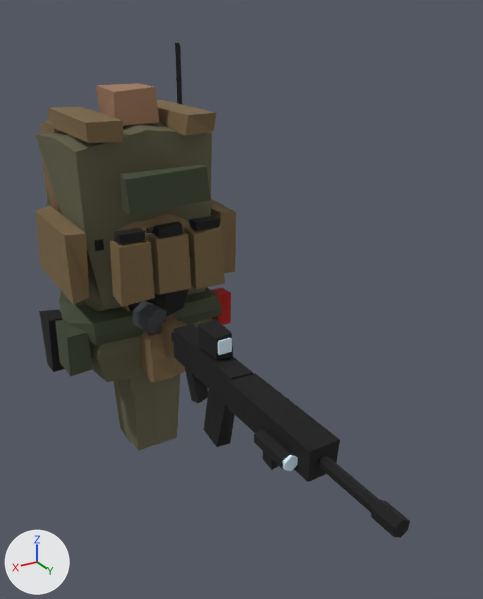
Before and after pictures for a commit that changed the glTF model art/soldier.glb.
Rendered twice from a 50 mm camera at (0.595, 1.499, 0.694) aimed at (-0.066, 0.396, 0.143). The axes (+X, +Y, +Z) are drawn at lower left. The lights are the same throughout. The first picture is the older version.

Script lines for the objects in view, before the commit:
```python
me_body_chest = bpy.data.meshes.new('Body_Chest')
me_body_chest.from_pydata(...)  # 34 vertices, 60 faces; spans x -0.191..0.19, y -0.118..0.122, z -0.006..0.54
# faces by material slot: [48, 12]
me_body_chest.materials.append(mat_camo)  # dark yellow #615e46
me_body_chest.materials.append(mat_skin)  # brown #9f795e
me_body_thigh_l = bpy.data.meshes.new('Body_Thigh_L')
me_body_thigh_l.from_pydata(...)  # 26 vertices, 48 faces; spans x -0.076..0.075, y -0.086..0.077, z -0.42..0.02
me_body_thigh_l.materials.append(mat_camo)  # dark yellow #615e46
me_body_thigh_r = bpy.data.meshes.new('Body_Thigh_R')
me_body_thigh_r.from_pydata(...)  # 26 vertices, 48 faces; spans x -0.08..0.081, y -0.083..0.079, z -0.425..0.033
me_body_thigh_r.materials.append(mat_camo)  # dark yellow #615e46
ob_body_chest = bpy.data.objects.new('Body_Chest', me_body_chest)
ob_body_chest.location = (0.0, 0.0, 0.0)
ob_body_thigh_l = bpy.data.objects.new('Body_Thigh_L', me_body_thigh_l)
ob_body_thigh_l.location = (0.0, 0.0, 0.0)
ob_body_thigh_r = bpy.data.objects.new('Body_Thigh_R', me_body_thigh_r)
ob_body_thigh_r.location = (0.0, 0.0, 0.0)
# also in view: 'Gear_GasMask' at (0.002, 0.121, 0.075); 'Body_Pelvis' at (-0.001, 0.007, -0.068); 'Gear_Carrier' at (-0.002, 0.023, 0.354); 'Gear_Belt' at (0.007, -0.021, -0.061); 'Gear_Rifle' at (0.013, 0.481, -0.041)
```
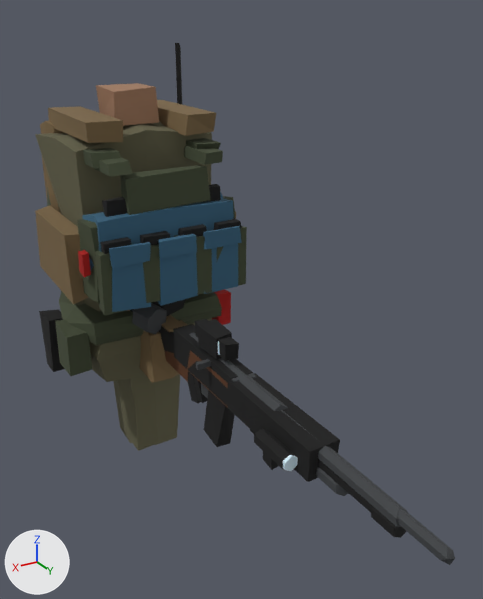
The edits, one by one:
Material 'woven' (mat_woven) is new.
Its base color is (0.0358, 0.119, 0.199) (dark blue #35617b).
Its roughness is 0.9.
Material 'tan' (mat_tan) is new.
Its base color is (0.325, 0.237, 0.119) (brown #9a8661).
Its roughness is 0.9.
Material 'wood' (mat_wood) is new.
Its base color is (0.106, 0.0358, 0.00942) (brown #5c3518).
Its roughness is 0.9.
Mesh me_gear_shotgun is new.
It has 56 vertices, 88 faces and spans x -0.026..0.025, y -0.005..0.963, z -0.112..0.035.
Faces by material slot: [36, 52].
It uses material mat_black (black #0d0d0d).
It uses material mat_metal (dark grey #3d4043).
Mesh me_gear_rigmarket is new.
It has 138 vertices, 216 faces and spans x -0.179..0.198, y -0.144..0.243, z 0.085..0.414.
Faces by material slot: [120, 48, 24, 12, 12].
It uses material mat_woven (dark blue #35617b).
It uses material mat_ranger (dark green #404832).
It uses material mat_black (black #0d0d0d).
It uses material mat_tan (brown #9a8661).
It uses material mat_red (red #a70d07).
Mesh me_gear_rigchest is new.
It has 122 vertices, 192 faces and spans x -0.184..0.182, y -0.165..0.236, z 0.06..0.426.
Faces by material slot: [144, 48].
It uses material mat_ranger (dark green #404832).
It uses material mat_black (black #0d0d0d).
Mesh me_gear_boltrifle is new.
It has 64 vertices, 100 faces and spans x -0.026..0.056, y -0.014..1.053, z -0.081..0.088.
Faces by material slot: [24, 64, 12].
It uses material mat_wood (brown #5c3518).
It uses material mat_metal (dark grey #3d4043).
It uses material mat_black (black #0d0d0d).
Object 'Gear_Shotgun' (ob_gear_shotgun) is new; it shows me_gear_shotgun.
Its location is (0.0, 0.0, 0.0).
Object 'Gear_RigMarket' (ob_gear_rigmarket) is new; it shows me_gear_rigmarket.
Its location is (0.0, 0.0, 0.0).
Object 'Gear_RigChest' (ob_gear_rigchest) is new; it shows me_gear_rigchest.
Its location is (0.0, 0.0, 0.0).
Object 'Gear_BoltRifle' (ob_gear_boltrifle) is new; it shows me_gear_boltrifle.
Its location is (0.0, 0.0, 0.0).

Changed parts and their boxes [x1, y1, x2, y2] in the pictures (483 x 599 px):
'Gear_RigMarket', added: after [78, 146, 242, 312]
    faces in mat_woven (dark blue #35617b): [82, 192, 242, 312]
    faces in mat_ranger (dark green #404832): [94, 146, 223, 177]
    faces in mat_black (black #0d0d0d): [102, 184, 220, 217]
    faces in mat_red (red #a70d07): [78, 250, 91, 278]
'Gear_RigChest', added: after [77, 138, 247, 315]
    faces in mat_ranger (dark green #404832): [77, 138, 247, 315]
    faces in mat_black (black #0d0d0d): [100, 218, 242, 254]
'Gear_BoltRifle', added: after [164, 319, 455, 565]
    faces in mat_metal (dark grey #3d4043): [189, 333, 455, 565]
    faces in mat_wood (brown #5c3518): [164, 350, 248, 427]
    faces in mat_black (black #0d0d0d): [194, 319, 239, 361]
'Gear_Shotgun', added: after [159, 326, 407, 527]
    faces in mat_metal (dark grey #3d4043): [231, 373, 407, 527]
    faces in mat_black (black #0d0d0d): [159, 326, 255, 434]
